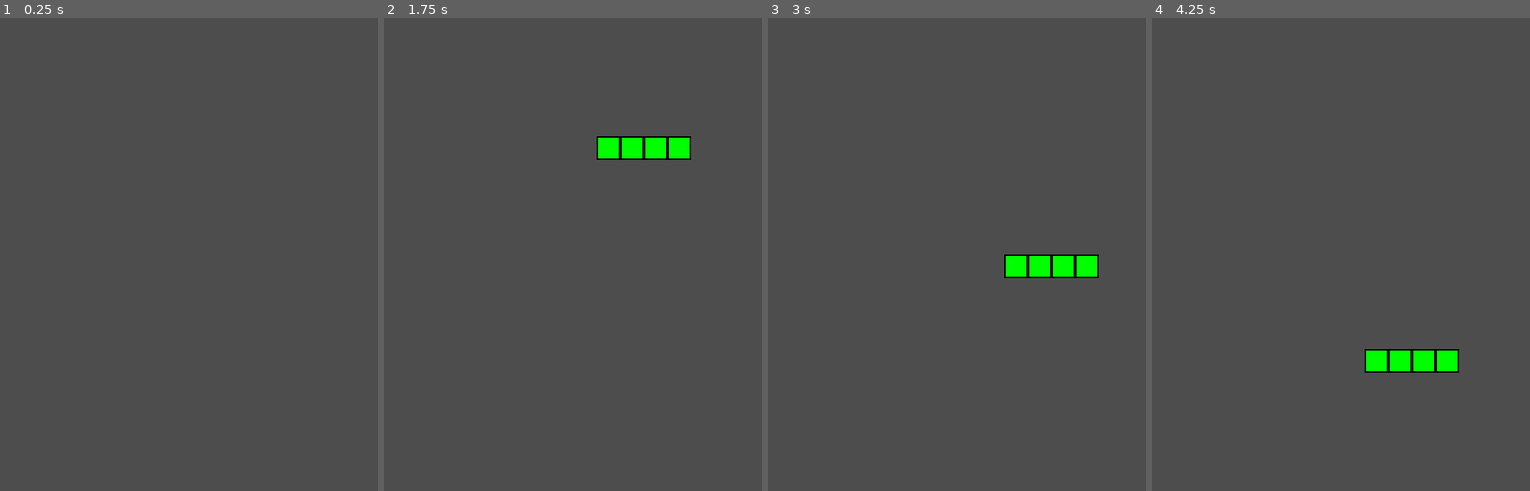
Above: before the commit, frames 1-4 (left to right).
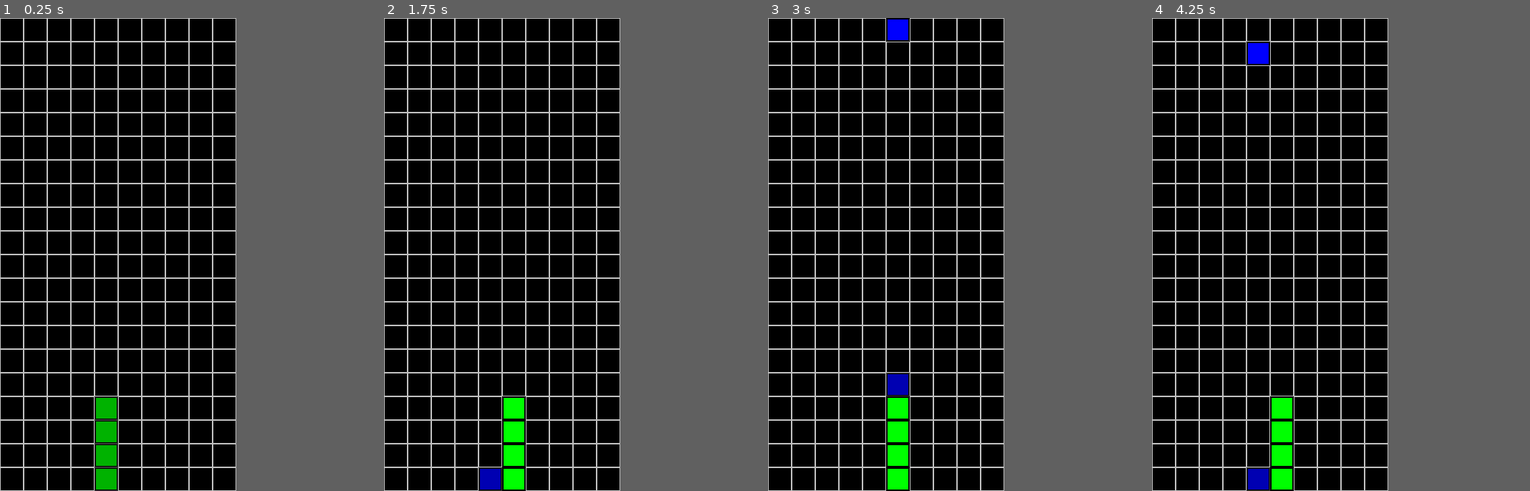
Above: after the commit, the same moments.

Repository: danielxf007/Tetris
Game: Godot game, scene res://nodes/main.tscn
Two runs of this game, one before a commit and one after it. Both use one fixed random seed, a clock stepped at 60 frames per second and the inputs below.
Inputs:
- Up to frame 1 (0.25 s): no input
- Up to frame 2 (1.75 s): tap Enter (ui_accept) at 0.5, 0.77, 1.52 s; hold Right (ui_right) 0.53-1.28 s; hold Down (ui_down) from 1.28 s (still down)
- Up to frame 3 (3 s): release Down (ui_down) at 2.03 s; hold Right (ui_right) from 2.03 s (still down)
- Up to frame 4 (4.25 s): tap Enter (ui_accept) at 3.02, 3.77 s; release Right (ui_right) at 3.53 s; hold Left (ui_left) from 3.53 s (still down)
In our replay, the window is 512x640 before the commit and 320x640 after it. These sizes can differ from the game's own. Grey fills any space a smaller window leaves; there, only what the larger window draws over its background counts as a difference.

The runs differ from the first frame. In frame 1, 62% of the frame differs, in the area x 0-63%, y 0-100%; in frame 2, 63%; in frame 3, 64%, in the area x 0-88%, y 0-100%; in frame 4, 63%.

Commit message:
v 0.2.0

Diff:
--- a/nodes/tetris_map.tscn
+++ b/nodes/tetris_map.tscn
@@ -1,8 +1,15 @@
-[gd_scene load_steps=2 format=3 uid="uid://bekmxtxvoepgq"]
+[gd_scene load_steps=4 format=3 uid="uid://bekmxtxvoepgq"]
 
 [ext_resource type="Script" path="res://scripts/tetris_map.gd" id="1_jql5y"]
+[ext_resource type="Texture2D" uid="uid://csxgipyr7ydv5" path="res://assets/bg.jpg" id="2_q0ceu"]
+[ext_resource type="Script" path="res://scripts/background.gd" id="3_57g3b"]
 
 [node name="TetrisMap" type="Node"]
 script = ExtResource("1_jql5y")
 
+[node name="Background" type="Sprite2D" parent="."]
+position = Vector2(160, 320)
+texture = ExtResource("2_q0ceu")
+script = ExtResource("3_57g3b")
+
 [node name="Blocks" type="Node" parent="."]
--- a/project.godot
+++ b/project.godot
@@ -17,7 +17,7 @@
 
 [display]
 
-window/size/viewport_width=512
+window/size/viewport_width=320
 window/size/viewport_height=640
 
 [rendering]
--- /dev/null
+++ b/scripts/background.gd
@@ -0,0 +1,14 @@
+extends Sprite2D
+
+const MAP_DIMS: Vector2i = Vector2i(10, 24)
+const CELL_DIMS: Vector2 = Vector2i(32, 32)
+const OFFSET_ROW: int = 4
+
+func _draw():
+	var pos: Vector2 = -global_position
+	for _i in range(OFFSET_ROW, MAP_DIMS.y):
+		pos.x = -global_position.x
+		for _j in range(MAP_DIMS.x):
+			draw_rect(Rect2(pos, CELL_DIMS), Color.GRAY, false, 1.5)
+			pos.x+=(CELL_DIMS.x)
+		pos.y+=(CELL_DIMS.y)
--- a/scripts/game.gd
+++ b/scripts/game.gd
@@ -2,21 +2,29 @@
 
 const SIDE_MOV_UNITS: int = 1
 const DOWN_MOV_UNITS: int = 1
+const CLOCK_INIT_TIME: float = 1.0
+const CLOCK_MIN_TIME: float = 0.2
+const CLOCK_DEC_TIME: float = 1.0/6.0
 const N_BLOCKS:Array = [4, 4, 4, 4, 4, 1]
 const COLORS: Array = ["blue", "green", "purple", "red", "yellow"]
 const PIECE_TYPES: int = 6
+const MAX_LEVEL: int = 9
+const TARGET_COMPLETED_ROWS: int = 20
 const INIT_COORDS: Array = [
-	[Vector2i(8, 3), Vector2i(8, 2), Vector2i(8, 1), Vector2i(8, 0)],
-	[Vector2i(8, 3), Vector2i(8, 2), Vector2i(9, 2), Vector2i(10, 2)],
-	[Vector2i(8, 3), Vector2i(9, 3), Vector2i(9, 2), Vector2i(10, 2)],
-	[Vector2i(8, 3), Vector2i(8, 2), Vector2i(7, 2), Vector2i(9, 2)],
-	[Vector2i(8, 3), Vector2i(9, 3), Vector2i(9, 2), Vector2i(8, 2)],
-	[Vector2i(8, 3)]
+	[Vector2i(4, 3), Vector2i(4, 2), Vector2i(4, 1), Vector2i(4, 0)],
+	[Vector2i(4, 3), Vector2i(4, 2), Vector2i(5, 2), Vector2i(6, 2)],
+	[Vector2i(4, 3), Vector2i(5, 3), Vector2i(5, 2), Vector2i(6, 2)],
+	[Vector2i(4, 3), Vector2i(4, 2), Vector2i(3, 2), Vector2i(5, 2)],
+	[Vector2i(4, 3), Vector2i(5, 3), Vector2i(5, 2), Vector2i(4, 2)],
+	[Vector2i(4, 3)]
 ]
 var tetris_map: TetrisMap
 var clock: Timer
 var piece_collided: bool
+var player_controls_down_mov: bool
 var tetris_piece: TetrisPiece
+var ghost_piece: TetrisPiece
+var lvl_handler: LevelHandler
 var next_piece_data: Dictionary
 
 # Game control
@@ -25,15 +33,23 @@
 	clock = $Clock
 	tetris_map = $TetrisMap
 	tetris_piece = TetrisPiece.new()
+	ghost_piece = TetrisPiece.new()
+	lvl_handler = LevelHandler.new()
 	next_piece_data = {"type": "", "color": "", "rotated": false}
+	set_process_input(false)
 	start()
 
 func start() -> void:
 	randomize()
 	piece_collided = false
+	player_controls_down_mov = false
 	get_next_piece_data()
 	generate_piece()
-	tetris_map.create_blocks(tetris_piece, next_piece_data["color"])
+	lvl_handler.init()
+	tetris_map.create_blocks_from(tetris_piece, next_piece_data["color"])
+	update_ghost_piece()
+	set_process_input(true)
+	clock.wait_time = CLOCK_INIT_TIME
 	clock.start()
 
 func play() -> void:
@@ -51,7 +67,9 @@
 
 func game_over() -> void:
 	"""Finish the game"""
-	pass
+	set_process_input(false)
+	clock.stop()
+	print("Game Over")
 
 func get_next_piece_data() -> void:
 	next_piece_data["type"] = randi()%PIECE_TYPES
@@ -59,6 +77,15 @@
 	next_piece_data["rotated"] = bool(randi()%2)
 
 # Input capturing and processing
+func update_ghost_piece() -> void:
+	ghost_piece._block_coords = tetris_piece._block_coords.duplicate()
+	while true:
+		ghost_piece.move_vertical(DOWN_MOV_UNITS)
+		if tetris_map.check_block_collision(ghost_piece):
+			ghost_piece.move_vertical(-DOWN_MOV_UNITS)
+			tetris_map.update_ghost_blocks_pos(ghost_piece)
+			break
+
 func process_side_movement(event) -> void:
 	var units: int = 0
 	if event.is_action_pressed("ui_left"):
@@ -71,6 +98,19 @@
 	else:
 		tetris_map.update_moving_blocks_pos(tetris_piece)
 
+func process_down_movement(event) -> void:
+	if event.is_action_pressed("ui_down"):
+		player_controls_down_mov = true
+		while true:
+			tetris_piece.move_vertical(DOWN_MOV_UNITS)
+			if tetris_map.check_block_collision(tetris_piece):
+				piece_collided = true
+				tetris_piece.move_vertical(-DOWN_MOV_UNITS)
+				tetris_map.update_moving_blocks_pos(tetris_piece)
+				process_piece_collided()
+				break
+		player_controls_down_mov = false
+
 func process_rotation(event) -> void:
 	if event.is_action_pressed("ui_accept"):
 		tetris_piece.rotate()
@@ -82,18 +122,22 @@
 func _input(event):
 	if not piece_collided:
 		process_side_movement(event)
+		process_down_movement(event)
 		process_rotation(event)
+		update_ghost_piece()
 
 # Clock Event Response
 func _on_clock_timeout() -> void:
-	tetris_piece.move_vertical(DOWN_MOV_UNITS)
-	if tetris_map.check_block_collision(tetris_piece):
-		piece_collided = true
-		tetris_piece.move_vertical(-DOWN_MOV_UNITS)
-		process_piece_collided()
-	else:
-		tetris_map.update_moving_blocks_pos(tetris_piece)
-		clock.start()
+	if not player_controls_down_mov:
+		tetris_piece.move_vertical(DOWN_MOV_UNITS)
+		if tetris_map.check_block_collision(tetris_piece):
+			piece_collided = true
+			tetris_piece.move_vertical(-DOWN_MOV_UNITS)
+			process_piece_collided()
+		else:
+			tetris_map.update_moving_blocks_pos(tetris_piece)
+			update_ghost_piece()
+			clock.start()
 
 # Collision Processing
 func generate_piece() -> void:
@@ -101,11 +145,20 @@
 	var coords: Array = INIT_COORDS[type].duplicate()
 	var r_flag: bool = next_piece_data["rotated"]
 	tetris_piece.init(N_BLOCKS[type], type, coords, r_flag)
+	ghost_piece.init(N_BLOCKS[type], type, coords.duplicate(), r_flag)
 
 func process_piece_collided() -> void:
 	tetris_map.update_map(tetris_piece)
-	get_next_piece_data()
-	generate_piece()
-	tetris_map.create_blocks(tetris_piece, next_piece_data["color"])
-	piece_collided = false
-	clock.start()
+	if tetris_map.has_blocks_in_hidden_zone():
+		game_over()
+	else:
+		get_next_piece_data()
+		generate_piece()
+		tetris_map.create_blocks_from(tetris_piece, next_piece_data["color"])
+		update_ghost_piece()
+		piece_collided = false
+		if lvl_handler.get_to_next_lvl(tetris_map.n_rows_cleared):
+			clock.wait_time-=CLOCK_DEC_TIME
+			clock.wait_time = clampf(clock.wait_time, CLOCK_MIN_TIME, 1.0)
+			print("CLOCK TIME", clock.wait_time)
+		clock.start()
--- /dev/null
+++ b/scripts/ghost_block.gd
@@ -0,0 +1,10 @@
+extends Sprite2D
+
+class_name GhostBlock
+
+func _ready():
+	self_modulate.a = 0.70
+
+func destroy() -> void:
+	hide()
+	queue_free()
--- /dev/null
+++ b/scripts/level_handler.gd
@@ -0,0 +1,24 @@
+extends Node
+
+class_name LevelHandler
+
+const MAX_LVL: int = 6
+var next_level_cond: int
+var completed_rows: int
+var current_lvl: int
+
+func init() -> void:
+	next_level_cond = 2**3
+	completed_rows = 0
+	current_lvl = 1
+
+func get_to_next_lvl(n_rows: int) -> bool:
+	completed_rows+=n_rows
+	if completed_rows >= next_level_cond:
+		next_level_cond*=2
+		completed_rows%=next_level_cond
+		current_lvl+=1
+		if current_lvl > MAX_LVL:
+			current_lvl = MAX_LVL
+		return true
+	return false
--- a/scripts/tetris_map.gd
+++ b/scripts/tetris_map.gd
@@ -2,9 +2,9 @@
 
 class_name TetrisMap
 
-const MAP_DIMS: Vector2i = Vector2i(16, 24)
+const MAP_DIMS: Vector2i = Vector2i(10, 24)
+const CELL_DIMS: Vector2 = Vector2i(32, 32)
 const OFFSET_ROW: int = 4
-const CELL_DIMS: Vector2 = Vector2i(32, 32)
 var textures: Dictionary = {
 	"blue": load("res://assets/blue_block.jpg"),
 	"green": load("res://assets/green_block.jpg"),
@@ -13,12 +13,22 @@
 	"yellow": load("res://assets/yellow_block.jpg")}
 var map: Array
 var blocks: Array
+var ghost_blocks: Array
 var blocks_node: Node
+var n_rows_cleared: int
 
 func _ready():
 	map = create_empty_map(MAP_DIMS)
 	blocks_node = $Blocks
 	blocks = Array()
+	ghost_blocks = Array()
+	n_rows_cleared = 0
+
+func reset() -> void:
+	clear_map(map, MAP_DIMS)
+	clear_blocks_arr(blocks)
+	clear_blocks_arr(ghost_blocks)
+	n_rows_cleared = 0
 
 # Util
 func create_empty_row(size: int) -> Array:
@@ -38,7 +48,14 @@
 func clear_map(_map: Array, dims: Vector2i) -> void:
 	for i in range(dims.y):
 		for j in range(dims.x):
+			if _map[i][j] != null:
+				_map[i][j].destroy()
 			_map[i][j] = null
+
+func clear_blocks_arr(arr: Array) -> void:
+	for block in arr:
+		block.destroy()
+	arr.clear()
 
 func map_coord_to_global_coord(coord: Vector2i) -> Vector2:
 	var x: float = (CELL_DIMS.x/2)+(coord.x*CELL_DIMS.x)
@@ -96,6 +113,12 @@
 			return true
 	return false
 
+func has_blocks_in_hidden_zone() -> bool:
+	for i in range(OFFSET_ROW):
+		if map[i].any(func (b): return b != null):
+			return true
+	return false
+
 # Update
 func update_moving_blocks_pos(tetris_piece: TetrisPiece) -> void:
 	var coords: Array = tetris_piece._block_coords
@@ -103,6 +126,13 @@
 	for index in range(tetris_piece._n_blocks):
 		pos = map_coord_to_global_coord(coords[index])
 		blocks[index].global_position = pos
+
+func update_ghost_blocks_pos(ghost_piece: TetrisPiece) -> void:
+	var coords: Array = ghost_piece._block_coords
+	var pos: Vector2
+	for index in range(ghost_piece._n_blocks):
+		pos = map_coord_to_global_coord(coords[index])
+		ghost_blocks[index].global_position = pos
 
 func update_static_blocks_pos() -> void:
 	var m_cols: int = MAP_DIMS.x
@@ -122,15 +152,23 @@
 
 func update_map(tetris_piece: TetrisPiece) -> void:
 	var clear_indexes: Vector2i
+	clear_blocks_arr(ghost_blocks)
 	fill_blocks(tetris_piece)
 	clear_indexes = get_complete_row_indexes()
 	clear_complete_rows(clear_indexes)
 	shift_map_down(clear_indexes)
 	update_static_blocks_pos()
+	n_rows_cleared = clear_indexes.x-clear_indexes.y
 
 # Collision Processing
 func create_block(color: String) -> Block:
 	var block: Block = Block.new()
+	block.scale = Vector2(0.5, 0.5)
+	block.texture = textures[color]
+	return block
+
+func create_ghost_block(color: String) -> GhostBlock:
+	var block: GhostBlock = GhostBlock.new()
 	block.scale = Vector2(0.5, 0.5)
 	block.texture = textures[color]
 	return block
@@ -146,3 +184,19 @@
 		blocks_node.add_child(block)
 		block.global_position = map_coord_to_global_coord(coord)
 		block.show()
+
+func create_ghost_blocks(tetris_piece: TetrisPiece, color: String) -> void:
+	var coords: Array = tetris_piece._block_coords
+	var block: GhostBlock
+	ghost_blocks.clear()
+	for coord in coords:
+		block = create_ghost_block(color)
+		ghost_blocks.append(block)
+		block.hide()
+		blocks_node.add_child(block)
+		block.global_position = map_coord_to_global_coord(coord)
+		block.show()
+
+func create_blocks_from(tetris_piece: TetrisPiece, color: String) -> void:
+	create_blocks(tetris_piece, color)
+	create_ghost_blocks(tetris_piece, color)
Binary file added: assets/bg.jpg
Not shown, added: assets/bg.jpg.import
